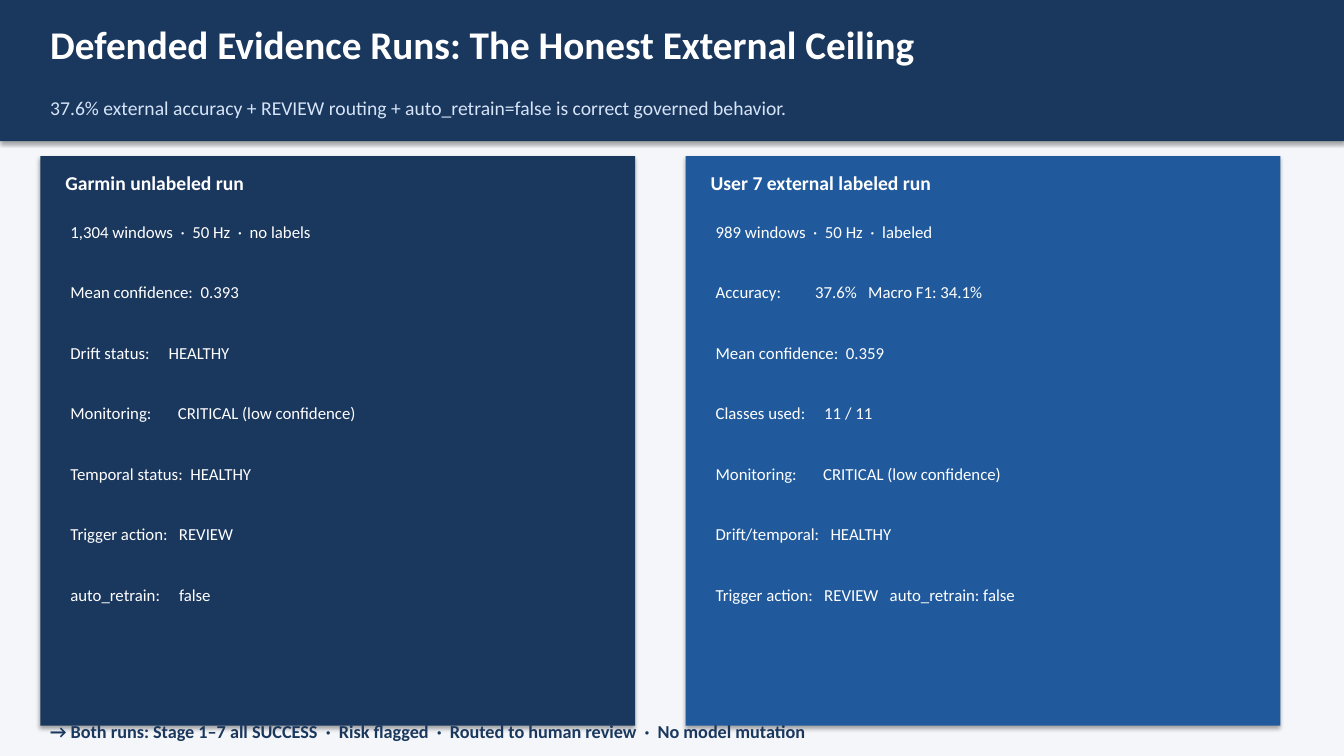
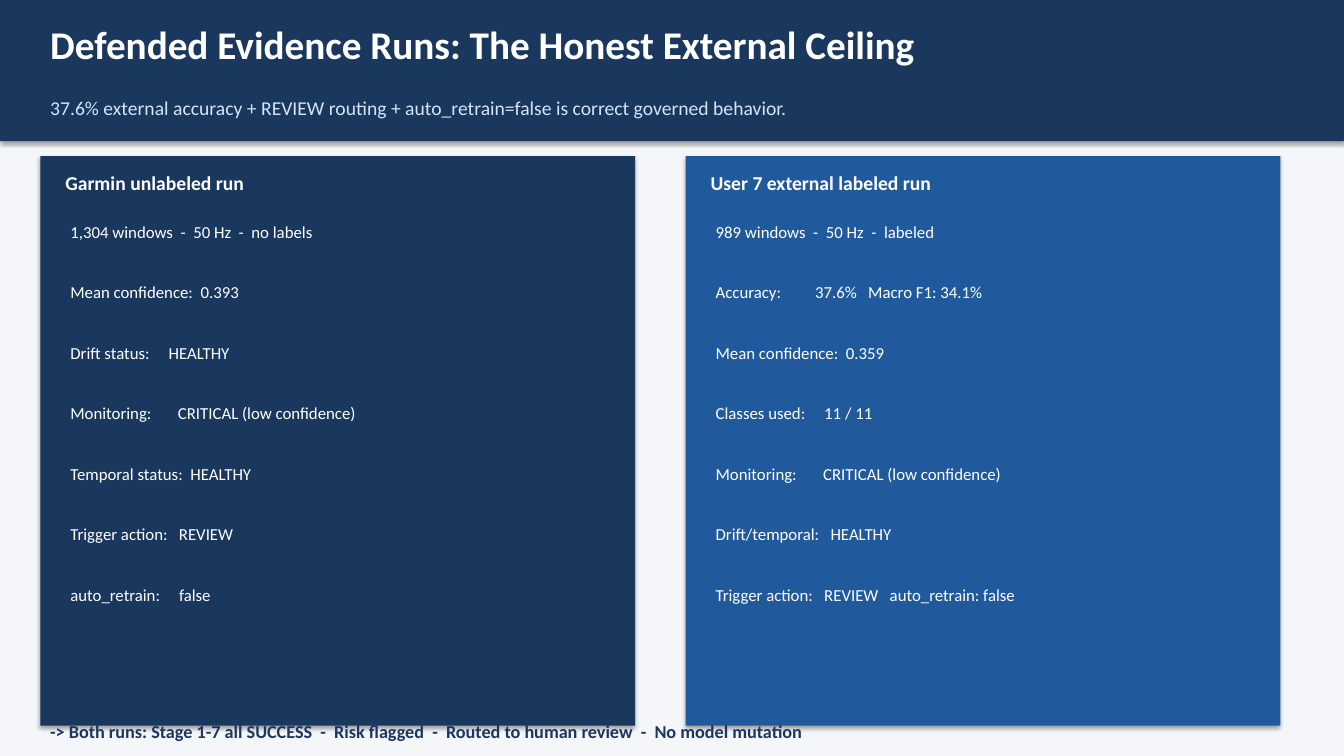
Before and after one commit to ShalinVachheta017/wearable-har-mlops-pipeline, a slide deck: slide 14 of internal/writing/defense_slides.pptx. Drawn at 1344x756 pixels with LibreOffice and Linux fonts; fonts in the diff are those of the drawing. Boxes give left, top, right and bottom in pixels: in the first picture for what was removed or moved away, otherwise in the second. Text is boxed around its words. In the diff, an @@ line names an element or a change of style, - is before the commit and + after.

```diff
--- a/internal/writing/defense_slides.pptx
+++ b/internal/writing/defense_slides.pptx
@@ text at <box>70,226,312,240</box>: text changed @@
-1,304 windows · 50 Hz · no labels
+1,304 windows - 50 Hz - no labels
@@ text at <box>716,226,934,238</box>: text changed @@
-989 windows · 50 Hz · labeled
+989 windows - 50 Hz - labeled
@@ text at <box>69,723,802,743</box>: text changed @@
-→ Both runs: Stage 1–7 all SUCCESS · Risk flagged · Routed to human review · No model mutation
+-> Both runs: Stage 1-7 all SUCCESS - Risk flagged - Routed to human review - No model mutation
```
Also in this commit, not shown: 16 other slides changed, 2 other files.
